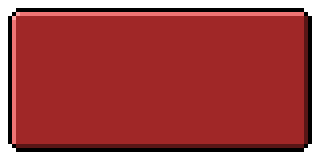
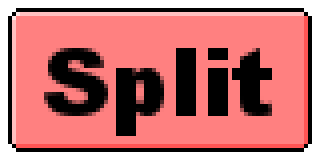
The second w=320, h=160 image is a revision of the first. Changes to its layers:
added layer "Split Hover" above "Split" over (44, 48, 272, 136)
added layer "Button hover" above "Button" over (12, 12, 308, 148)
renamed "Layer" to "Button", hid it over (12, 12, 308, 148)
